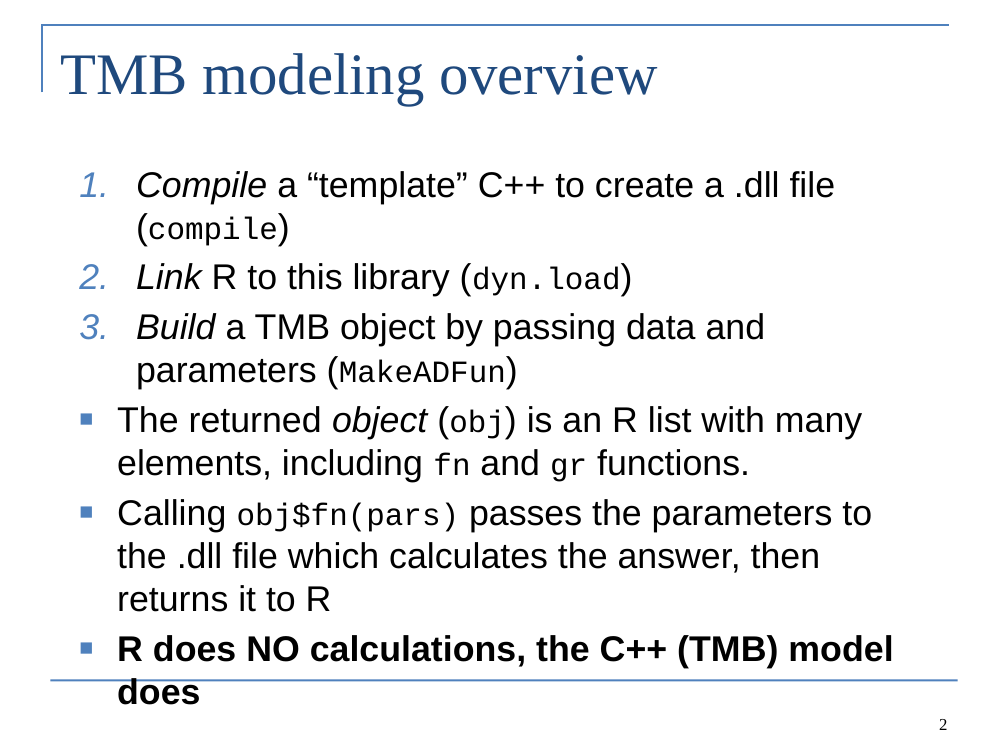
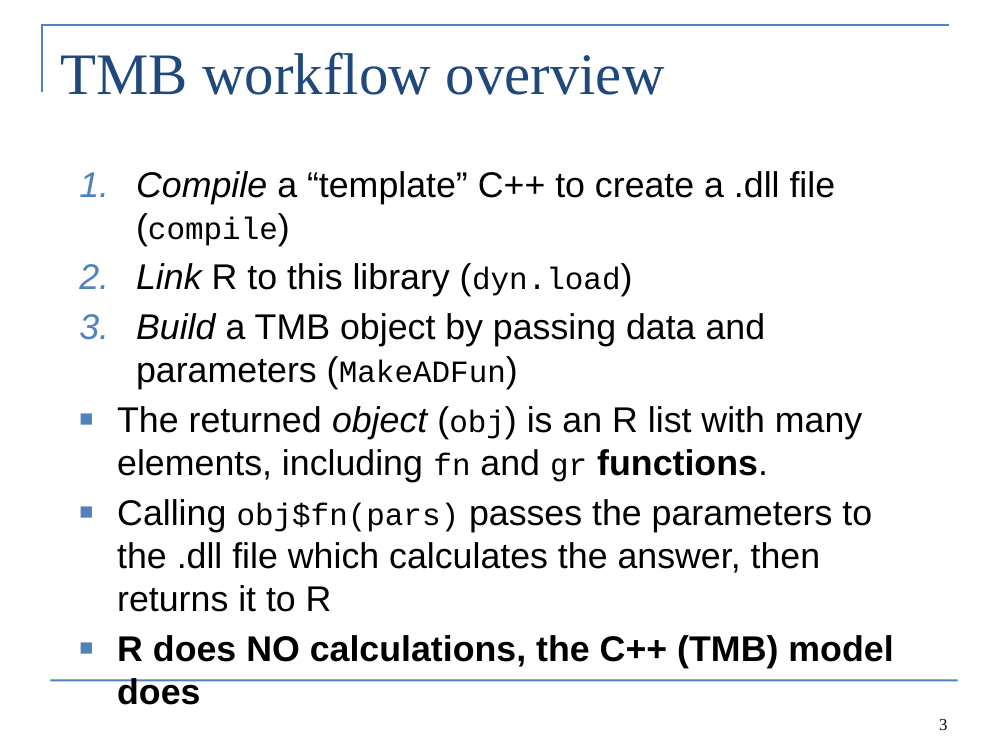
Before and after one commit to Cole-Monnahan-NOAA/tmb_workshop, a slide deck: slide 3 of day2/lecture2_TMB_syntax_eng.pptx (slide 2 before the commit). Drawn at 1008x756 pixels with LibreOffice and Linux fonts; fonts in the diff are those of the drawing. Boxes give left, top, right and bottom in pixels: in the first picture for what was removed or moved away, otherwise in the second. Text is boxed around its words. In the diff, an @@ line names an element or a change of style, - is before the commit and + after.

```diff
--- a/day2/lecture2_TMB_syntax_eng.pptx
+++ b/day2/lecture2_TMB_syntax_eng.pptx
@@ title at box(60, 52, 665, 95): text changed @@
-TMB modeling overview
+TMB workflow overview
@@ text at box(117, 406, 862, 482): bold on in "functions." @@
@@ page number at box(939, 719, 947, 730): text changed @@
-2
+3
```
Also in this commit, not shown: 7 other slides changed, 1 slide added, 1 slide removed, 1 other file.
